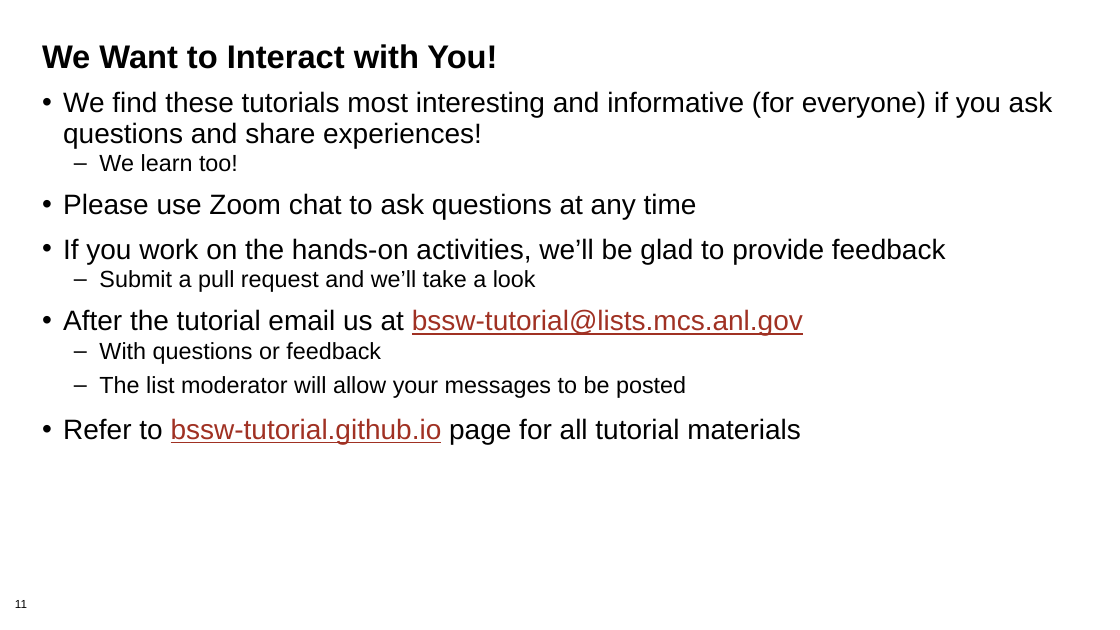
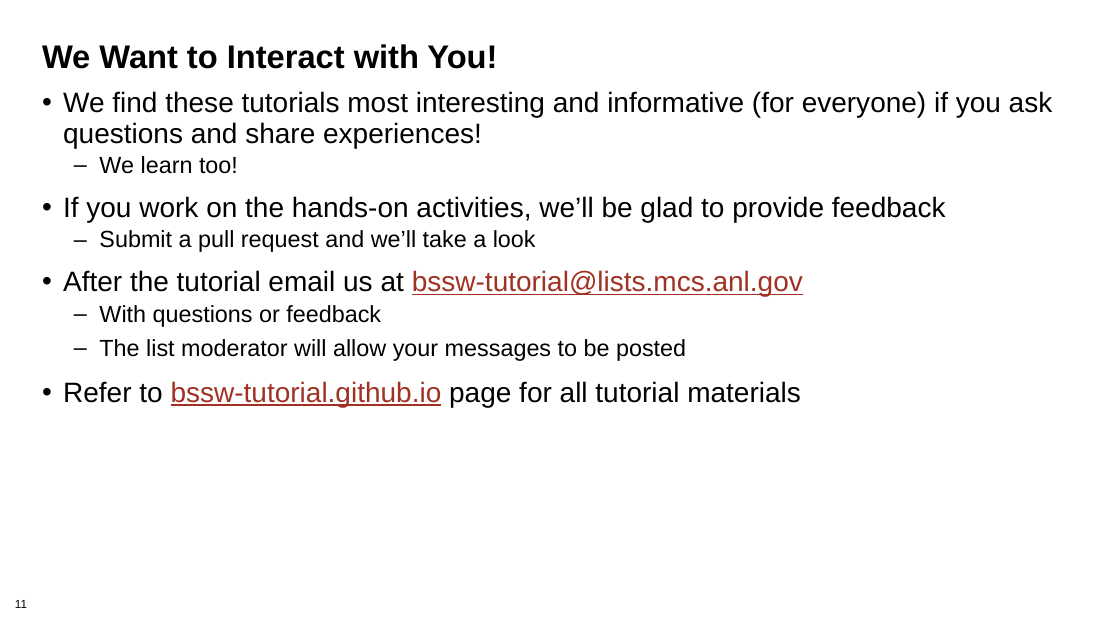
Before and after one commit to bssw-tutorial/presentations, a slide deck: slide 11 of intro.pptx. Drawn at 1120x630 pixels with LibreOffice and Linux fonts; fonts in the diff are those of the drawing; background and template pictures are left out. Boxes give left, top, right and bottom in pixels: in the first picture for what was removed or moved away, otherwise in the second. Text is boxed around its words. In the diff, an @@ line names an element or a change of style, - is before the commit and + after.

```diff
--- a/intro.pptx
+++ b/intro.pptx
@@ text at (99,156,536,327): more space between paragraphs @@
@@ text at (63,193,697,219): paragraph removed @@
-• Please use Zoom chat to ask questions at any time
```
Also in this commit, not shown: 4 other slides changed, 6 other files.
